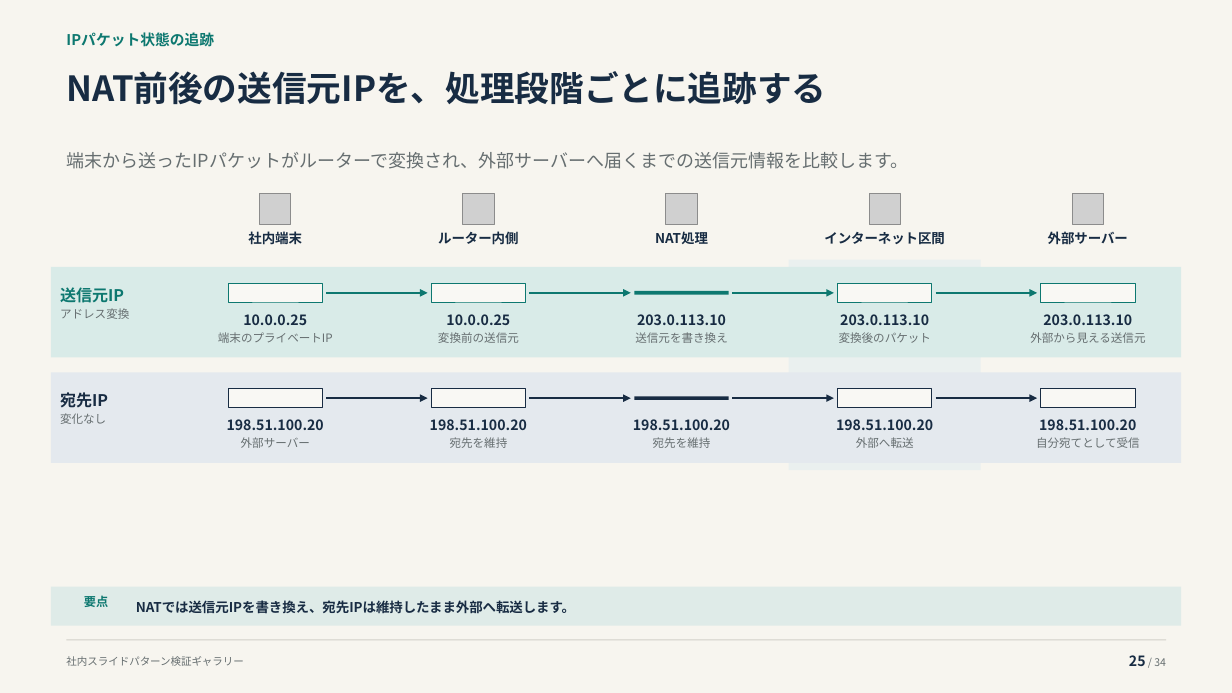
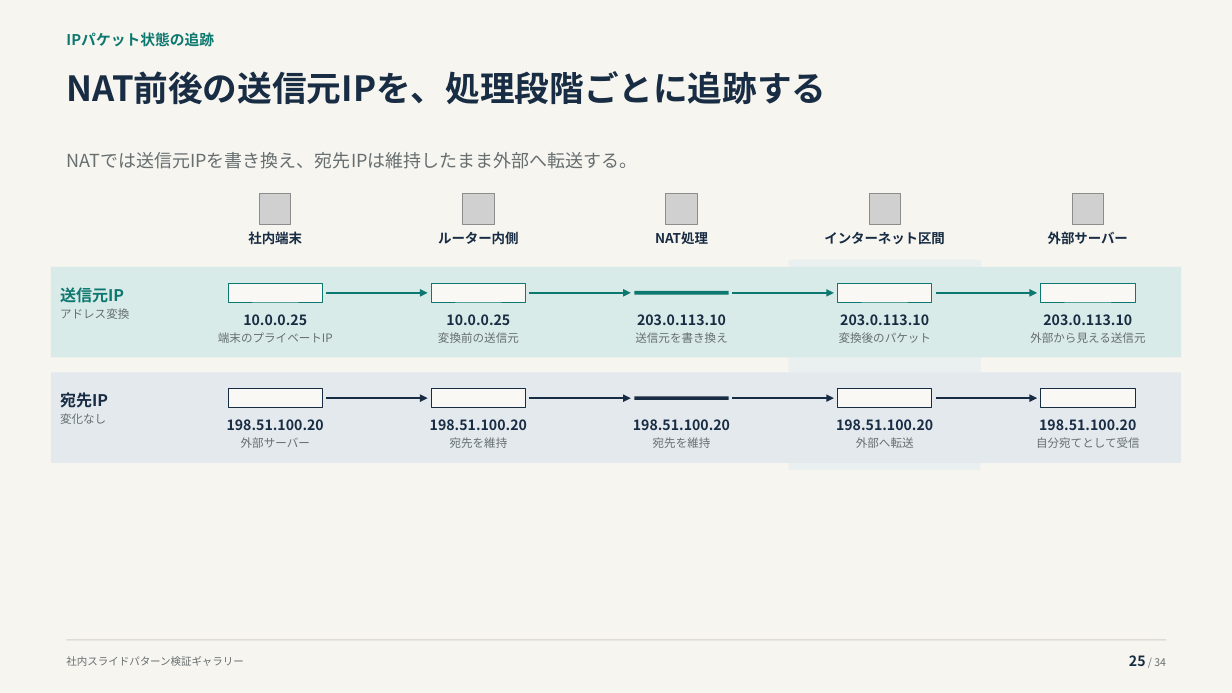
Before and after one commit to thinas1115/pptxdsl, a slide deck: slide 25 of examples/gallery/pattern_gallery.pptx. Drawn at 1232x693 pixels with LibreOffice and Linux fonts; fonts in the diff are those of the drawing; grey boxes stand for pictures. Boxes give left, top, right and bottom in pixels: in the first picture for what was removed or moved away, otherwise in the second. Text is boxed around its words. In the diff, an @@ line names an element or a change of style, - is before the commit and + after.

```diff
--- a/examples/gallery/pattern_gallery.pptx
+++ b/examples/gallery/pattern_gallery.pptx
@@ text at <box>66,152,637,169</box>: text changed @@
-端末から送ったIPパケットがルーターで変換され、外部サーバーへ届くまでの送信元情報を比較します。
+NATでは送信元IPを書き換え、宛先IPは維持したまま外部へ転送する。
@@ rectangle removed at <box>51,587,1181,626</box> @@
@@ text removed at <box>84,596,108,607</box> @@
-要点
@@ text removed at <box>136,600,575,614</box> @@
-NATでは送信元IPを書き換え、宛先IPは維持したまま外部へ転送します。
```
Also in this commit, not shown: 7 other slides changed, 28 other files.
